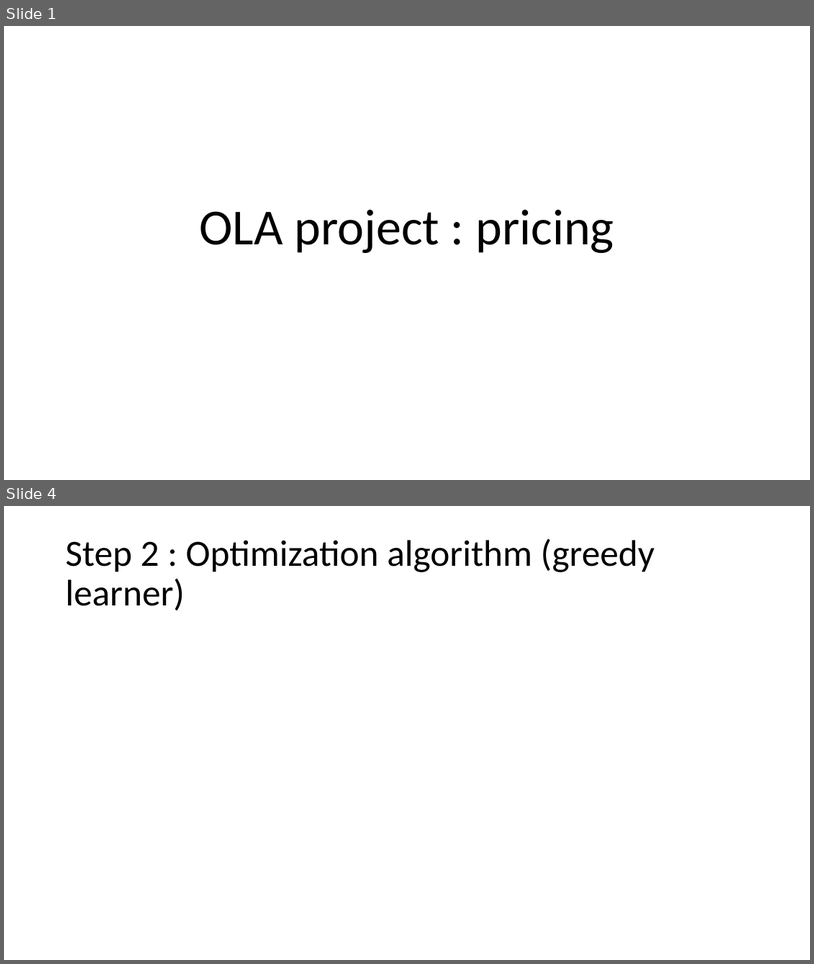
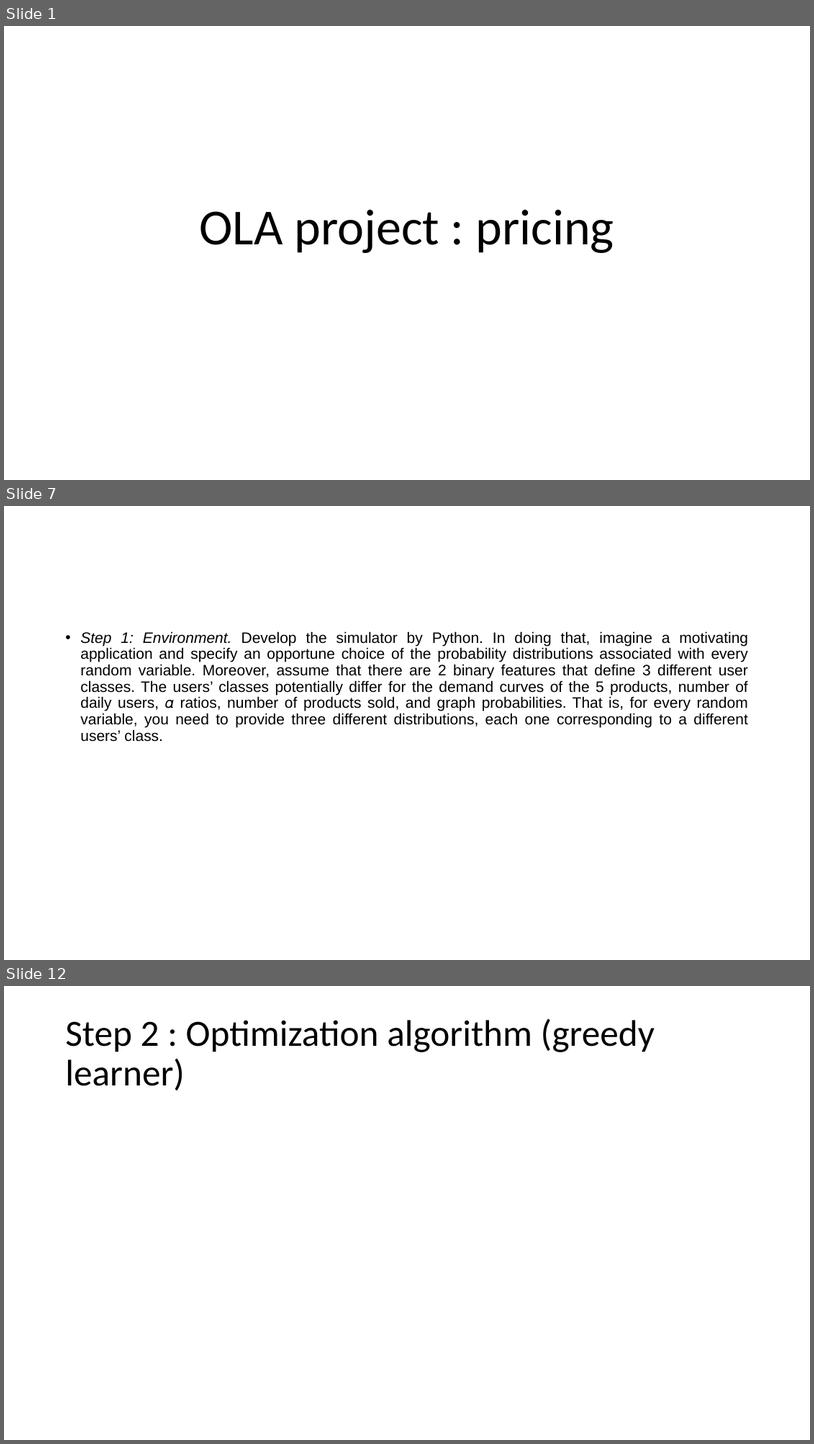
Before and after one commit to Anas-Bahtaoui/Online-Learning, a slide deck: project_slides.pptx. Shown one above the other, each under a label of ours: slides 1 and 4 before the commit, slides 1, 7 and 12 after it; the slides between them are not shown. The pictures are 814x964 and 814x1444 pixels, drawn with LibreOffice and Linux fonts; fonts in the diff are those of the drawing. Boxes give left, top, right and bottom in pixels: in the first picture for what was removed or moved away, otherwise in the second. Text is boxed around its words. In the diff, an @@ line names an element or a change of style, - is before the commit and + after.

```diff
--- a/project_slides.pptx
+++ b/project_slides.pptx
@@ slide 7 added at (x1=4, y1=506, x2=810, y2=960), background #FFFFFF @@
@@ text added at (x1=80, y1=631, x2=748, y2=741), 18 pt, text #000000 @@
+• Step 1: Environment. Develop the simulator by Python. In doing that, imagine a motivating application and specify an opportune choice of the probability distributions associated with every random variable. Moreover, assume that there are 2 binary features that define 3 different user classes. The users’ classes potentially differ for the demand curves of the 5 products, number of daily users, 𝛼 ratios, number of products sold, and graph probabilities. That is, for every random variable, you need to provide three different distributions, each one corresponding to a different users’ class.
@@ what was slide 4 is now slide 12 @@
```
Also in this commit, not shown: 1 slide changed, 8 other slides added, 1 slide removed.
